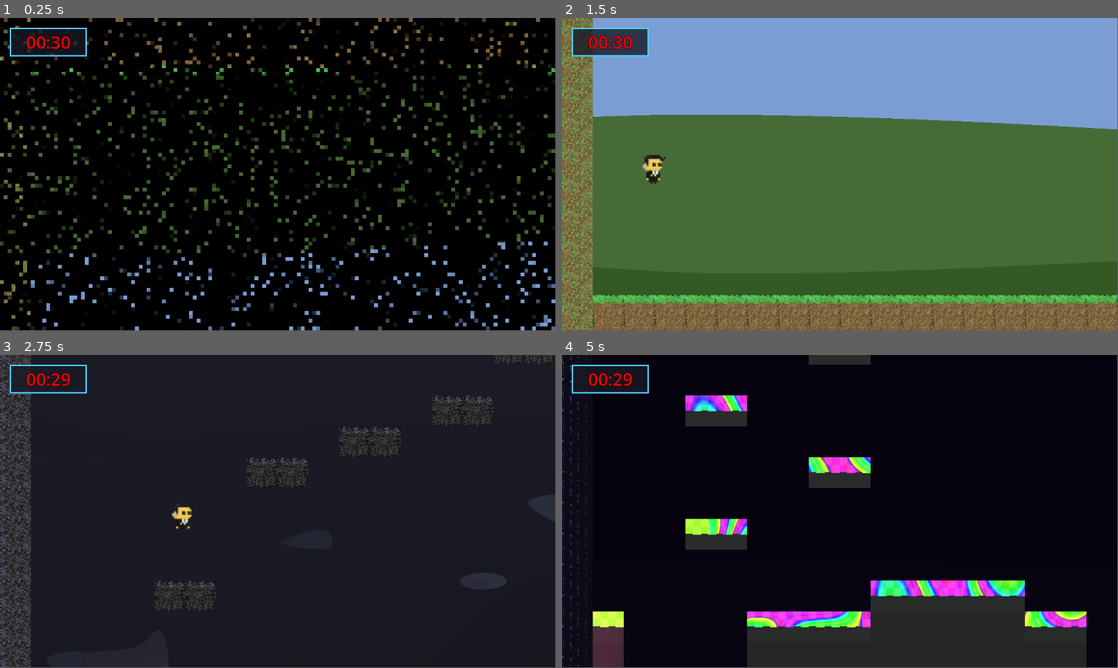
Above: before the commit, frames 1-4 (two rows, left to right).
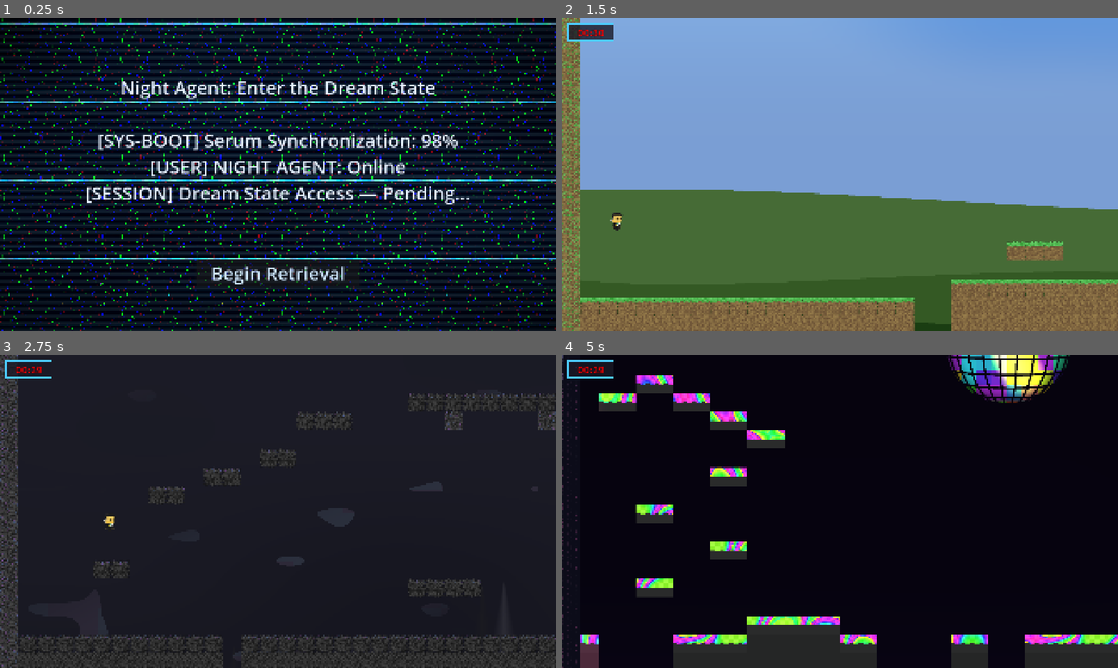
Above: after the commit, the same moments.

Repository: mariaannae/InceptionPlatformer
Game: Godot game, scene res://Scenes/StartScreen.tscn
Same seed, same stepped clock (60 frames per second), same inputs: the game is played once before the commit and once after it. Before the commit the project starts from res://Scenes/Dream.tscn.
Inputs (mouse positions are in pixels of both pictures, inside the frame that each line leads up to):
- Up to frame 1 (0.25 s): no input
- Up to frame 2 (1.5 s): click (840, 271) at 0.5 s, where only the run after the commit has a clickable "Begin Retrieval"; tap Enter (ui_accept) at 1.25 s; hold Right (ui_right) from 1.28 s (still down); tap U at 1.35 s
- Up to frame 3 (2.75 s): keep holding Right (ui_right); tap Enter (ui_accept) at 1.52, 2.27 s; tap R at 2.1 s
- Up to frame 4 (5 s): release Right (ui_right) at 2.78 s; hold Left (ui_left) 2.78-3.53 s; tap F at 2.85 s; hold Right (ui_right) from 3.53 s (still down); tap U at 3.6 s; tap Enter (ui_accept) at 3.77, 4.52 s; tap R at 4.35 s
In our replay, the window is 799x449 before the commit and 800x450 after it. These sizes can differ from the game's own. Grey fills any space a smaller window leaves; there, only what the larger window draws over its background counts as a difference.

The runs differ from the first frame. In frame 1, 71% of the frame differs, in the area x 0-100%, y 0-100%; in frame 2, 35%; in frame 3, 9.0%; in frame 4, 22%.

Commit message:
Night Agent: start menu UI + NeuroGrid Glitch background

Diff:
--- a/Scenes/Dream.tscn
+++ b/Scenes/Dream.tscn
@@ -26,13 +26,13 @@
 script = ExtResource("1_nls7e")
 
 [node name="SubViewportContainer" type="SubViewportContainer" parent="."]
-offset_right = 1152.0
-offset_bottom = 648.0
+offset_right = 1920.0
+offset_bottom = 1080.0
 stretch = true
 
 [node name="SubViewport" type="SubViewport" parent="SubViewportContainer"]
 handle_input_locally = false
-size = Vector2i(1152, 648)
+size = Vector2i(1920, 1080)
 render_target_update_mode = 4
 
 [node name="GameWorld" type="Node2D" parent="SubViewportContainer/SubViewport"]
@@ -49,8 +49,8 @@
 
 [node name="DissolveOverlay" type="ColorRect" parent="."]
 material = SubResource("ShaderMaterial_dissolve")
-offset_right = 1152.0
-offset_bottom = 648.0
+offset_right = 1920.0
+offset_bottom = 1080.0
 mouse_filter = 2
 color = Color(1, 1, 1, 0)
 
--- /dev/null
+++ b/Scenes/StartScreen.tscn
@@ -0,0 +1,102 @@
+[gd_scene load_steps=6 format=3 uid="uid://djjq7i4x5upx1"]
+
+[ext_resource type="Script" uid="uid://bti65e5suhfwn" path="res://Scripts/start.gd" id="1_ko4ly"]
+[ext_resource type="Shader" uid="uid://ciox0851a74ta" path="res://Shaders/StartScreen.gdshader" id="2_0on6r"]
+
+[sub_resource type="ShaderMaterial" id="ShaderMaterial_ko4ly"]
+shader = ExtResource("2_0on6r")
+shader_parameter/color_a = Color(0, 0.02, 0.06, 1)
+shader_parameter/color_b = Color(0.02, 0.1, 0.18, 1)
+shader_parameter/grid_color = Vector3(0.2, 0.95, 1)
+shader_parameter/glow_color = Vector3(1, 0.2, 0.5)
+shader_parameter/grid_scale = 80.0
+shader_parameter/grid_thickness = 0.018
+shader_parameter/grid_glow = 1.35
+shader_parameter/drift_x = 0.05
+shader_parameter/drift_y = 0.02
+shader_parameter/neon_speed = 1.6
+shader_parameter/fog_amount = 0.22
+shader_parameter/fog_scale = 3.0
+shader_parameter/fog_speed = 0.12
+shader_parameter/scan_strength = 0.08
+shader_parameter/scan_density = 900.0
+shader_parameter/glitch_intensity = 0.55
+shader_parameter/glitch_speed = 2.2
+shader_parameter/slice_freq = 140.0
+shader_parameter/jitter_amount = 0.1
+shader_parameter/chroma_px = 2.0
+shader_parameter/vignette = 0.45
+
+[sub_resource type="SystemFont" id="SystemFont_ko4ly"]
+
+[sub_resource type="SystemFont" id="SystemFont_0on6r"]
+
+[node name="Control" type="Control"]
+layout_mode = 3
+anchors_preset = 15
+anchor_right = 1.0
+anchor_bottom = 1.0
+grow_horizontal = 2
+grow_vertical = 2
+script = ExtResource("1_ko4ly")
+
+[node name="Background" type="ColorRect" parent="."]
+material = SubResource("ShaderMaterial_ko4ly")
+layout_mode = 1
+anchors_preset = 15
+anchor_right = 1.0
+anchor_bottom = 1.0
+grow_horizontal = 2
+grow_vertical = 2
+
+[node name="Label" type="Label" parent="."]
+layout_mode = 1
+anchors_preset = 10
+anchor_right = 1.0
+offset_top = 195.0
+offset_bottom = 367.0
+grow_horizontal = 2
+theme_override_colors/font_color = Color(0.9019608, 0.94509804, 1, 1)
+theme_override_colors/font_shadow_color = Color(0, 0, 0, 0)
+theme_override_colors/font_outline_color = Color(0, 0, 0, 1)
+theme_override_fonts/font = SubResource("SystemFont_ko4ly")
+theme_override_font_sizes/font_size = 64
+text = "Night Agent: Enter the Dream State
+
+[SYS-BOOT] Serum Synchronization: 98%
+[USER] NIGHT AGENT: Online
+[SESSION] Dream State Access — Pending..."
+horizontal_alignment = 1
+vertical_alignment = 1
+
+[node name="BottomPanel" type="Control" parent="."]
+custom_minimum_size = Vector2(0, 400)
+layout_mode = 1
+anchors_preset = 7
+anchor_left = 0.5
+anchor_top = 1.0
+anchor_right = 0.5
+anchor_bottom = 1.0
+grow_horizontal = 2
+grow_vertical = 0
+
+[node name="StartButton" type="Button" parent="BottomPanel"]
+layout_mode = 1
+anchors_preset = 8
+anchor_left = 0.5
+anchor_top = 0.5
+anchor_right = 0.5
+anchor_bottom = 0.5
+offset_left = -284.0
+offset_top = -48.0
+offset_right = 284.0
+offset_bottom = 48.0
+grow_horizontal = 2
+grow_vertical = 2
+theme_override_colors/font_color = Color(0.8117647, 0.9098039, 1, 1)
+theme_override_colors/font_hover_color = Color(0, 0.90588236, 1, 1)
+theme_override_fonts/font = SubResource("SystemFont_0on6r")
+theme_override_font_sizes/font_size = 64
+text = "Begin Retrieval"
+
+[connection signal="pressed" from="BottomPanel/StartButton" to="." method="_on_start_button_pressed"]
--- /dev/null
+++ b/Scripts/start.gd
@@ -0,0 +1,4 @@
+extends Node
+
+func _on_start_button_pressed() -> void:
+	get_tree().change_scene_to_file("res://Scenes/Dream.tscn")
--- /dev/null
+++ b/Shaders/StartScreen.gdshader
@@ -0,0 +1,131 @@
+shader_type canvas_item;
+
+// ===== Palette =====
+uniform vec4 color_a : source_color = vec4(0.00, 0.02, 0.06, 1.0); // deep blue-black
+uniform vec4 color_b : source_color = vec4(0.02, 0.10, 0.18, 1.0); // cool teal base
+uniform vec3 grid_color = vec3(0.20, 0.95, 1.00);                  // neon cyan
+uniform vec3 glow_color = vec3(1.00, 0.20, 0.50);                  // magenta accent
+
+// ===== Grid / Motion =====
+uniform float grid_scale : hint_range(10.0, 200.0) = 80.0;   // density of the tech grid
+uniform float grid_thickness : hint_range(0.001, 0.06) = 0.018;
+uniform float grid_glow : hint_range(0.0, 3.0) = 1.35;
+uniform float drift_x = 0.05;     // slow drift of the grid
+uniform float drift_y = 0.02;
+uniform float neon_speed = 1.6;   // pulsing along the grid
+
+// ===== Fog / Noise =====
+uniform float fog_amount : hint_range(0.0, 1.0) = 0.22;
+uniform float fog_scale : hint_range(0.5, 8.0) = 3.0;
+uniform float fog_speed = 0.12;
+
+// ===== Scanlines =====
+uniform float scan_strength : hint_range(0.0, 0.25) = 0.08;
+uniform float scan_density : hint_range(50.0, 2000.0) = 900.0;
+
+// ===== Glitch / Chromatic Aberration =====
+uniform float glitch_intensity : hint_range(0.0, 1.0) = 0.55;
+uniform float glitch_speed : hint_range(0.0, 5.0) = 2.2;
+uniform float slice_freq : hint_range(10.0, 400.0) = 140.0;
+uniform float jitter_amount : hint_range(0.0, 0.5) = 0.10;
+uniform float chroma_px : hint_range(0.0, 6.0) = 2.0;
+
+// ===== Vignette =====
+uniform float vignette : hint_range(0.0, 1.0) = 0.45;
+
+// ---- Helpers ----
+float hash21(vec2 p){
+    p = fract(p * vec2(123.34, 456.21));
+    p += dot(p, p + 34.45);
+    return fract(p.x * p.y);
+}
+float noise(vec2 p){
+    vec2 i = floor(p);
+    vec2 f = fract(p);
+    float a = hash21(i);
+    float b = hash21(i + vec2(1.0, 0.0));
+    float c = hash21(i + vec2(0.0, 1.0));
+    float d = hash21(i + vec2(1.0, 1.0));
+    vec2 u = f * f * (3.0 - 2.0 * f);
+    return mix(a, b, u.x) + (c - a) * u.y * (1.0 - u.x) + (d - b) * u.x * u.y;
+}
+float fbm(vec2 p){
+    float v = 0.0;
+    float a = 0.5;
+    for (int i=0; i<5; i++){
+        v += a * noise(p);
+        p *= 2.0;
+        a *= 0.5;
+    }
+    return v;
+}
+
+// Tech grid (animated)
+float tech_grid(vec2 uv, out float pulse){
+    // scale & drift
+    vec2 g = uv * grid_scale + vec2(TIME * drift_x, TIME * drift_y);
+
+    // crisp cell lines
+    float gx = 1.0 - smoothstep(0.0, grid_thickness, abs(fract(g.x) - 0.5));
+    float gy = 1.0 - smoothstep(0.0, grid_thickness, abs(fract(g.y) - 0.5));
+    float lines = max(gx, gy);
+
+    // pulsing intensity per cell
+    float cell = floor(g.x) + floor(g.y);
+    pulse = 0.5 + 0.5 * sin(cell * 1.7 + TIME * 6.28318 * neon_speed);
+
+    return lines;
+}
+
+// Core look at a given UV (so we can chroma-shift)
+vec3 look(vec2 uv){
+    float t = TIME;
+
+    // Gradient base with drifting fog
+    float f = fbm(uv * fog_scale + vec2(t * fog_speed, -t * 0.6 * fog_speed));
+    vec3 base = mix(color_a.rgb, color_b.rgb, clamp(f * 0.85 + 0.15, 0.0, 1.0));
+
+    // Tech grid + neon glow
+    float pulse;
+    float grid = tech_grid(uv, pulse);
+    vec3 grid_neon = (grid_color * (0.7 + 0.3 * pulse) + glow_color * 0.35 * pulse) * grid_glow * grid;
+
+    // Scanlines
+    float scan = sin(uv.y * scan_density + t * 10.0) * scan_strength;
+
+    // Fog overlay
+    vec3 fog = (color_a.rgb * 0.35 + color_b.rgb * 0.65) * fog_amount * (0.5 + 0.5 * f);
+
+    return base + grid_neon + vec3(scan) + fog;
+}
+
+void fragment(){
+    vec2 suv = SCREEN_UV;
+    float t = TIME;
+
+    // Glitch slicing by rows
+    float row = floor(suv.y * slice_freq);
+    float gate = step(0.6, fract(sin((row + floor(t * glitch_speed)) * 12.9898) * 78.233));
+    float slice_offset = (hash21(vec2(row, floor(t * glitch_speed))) - 0.5) * 2.0;
+    float jump = gate * slice_offset * jitter_amount * glitch_intensity;
+
+    // Total x-offset for the effect
+    float xoff = (sin(suv.y * 50.0 + t * 5.0) * 0.003 + jump);
+
+    // Chromatic aberration offsets in UV units
+    vec2 px = SCREEN_PIXEL_SIZE * chroma_px;
+
+    // Sample the "scene" we generate at three slightly different UVs
+    vec3 col_r = look(suv + vec2(xoff, 0.0) + vec2(px.x, 0.0));
+    vec3 col_g = look(suv + vec2(xoff * 0.5, 0.0));
+    vec3 col_b = look(suv - vec2(xoff, 0.0) - vec2(px.x, 0.0));
+
+    vec3 col = vec3(col_r.r, col_g.g, col_b.b);
+
+    // Vignette for focus
+    vec2 v = suv - 0.5;
+    float vig = 1.0 - dot(v, v) * 2.2;
+    vig = clamp(mix(1.0, vig, vignette), 0.0, 1.0);
+
+    COLOR = vec4(col * vig, 1.0);
+}
--- a/project.godot
+++ b/project.godot
@@ -10,11 +10,19 @@
 
 [application]
 
-config/name="wk4_inception"
-run/main_scene="uid://du45uir11cwpl"
+config/name="Night Agent"
+run/main_scene="uid://djjq7i4x5upx1"
 config/features=PackedStringArray("4.5", "Forward Plus")
 config/icon="res://icon.svg"
 
 [autoload]
 
 Bgm="*res://Scripts/bgm.gd"
+
+[display]
+
+window/size/viewport_width=1920
+window/size/viewport_height=1080
+window/size/borderless=true
+window/size/extend_to_title=true
+window/stretch/mode="canvas_items"
Not shown, added: Scripts/start.gd.uid
Not shown, added: Shaders/StartScreen.gdshader.uid
Not shown, added: export_presets.cfg
Not shown, added: export.zip
Not shown, added: export/index.apple-touch-icon.png
Not shown, added: export/index.audio.position.worklet.js
Not shown, added: export/index.audio.worklet.js
Not shown, added: export/index.html
Not shown, added: export/index.icon.png
Not shown, added: export/index.js
Not shown, added: export/index.pck
Not shown, added: export/index.png
(and 1 more such lines)
